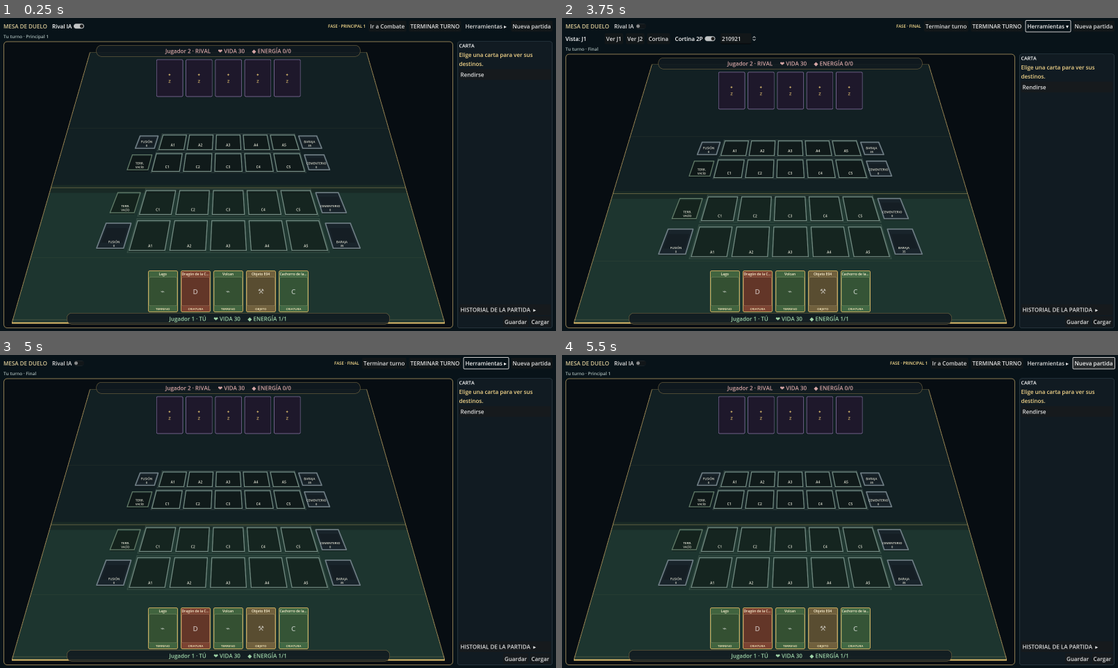
Above: before the commit, frames 1-4 (two rows, left to right).
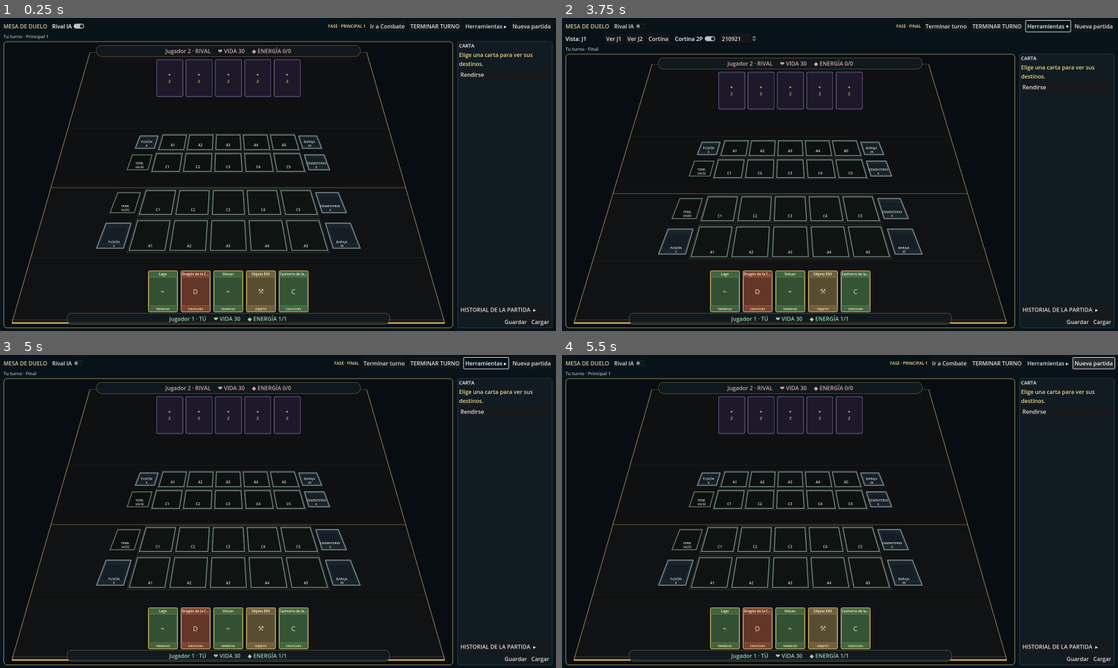
Above: after the commit, the same moments.

Repository: danielmariabardillo1412-creator/juego-de-carta-propio-
Game: Godot game, scene res://demo/juego_cartas_table.tscn
Same seed, same stepped clock (60 frames per second), same inputs: the game is played once before the commit and once after it.
Inputs:
- Up to frame 1 (0.25 s): no input
- Up to frame 2 (3.75 s): click "Rival IA" at 0.5 s; click "Ir a Combate" at 1.25 s; click "Ir a Principal 2" at 2 s; click "Ir a Final" at 2.75 s; click "Herramientas ▸" at 3.5 s
- Up to frame 3 (5 s): click "Herramientas ▾" at 4.25 s
- Up to frame 4 (5.5 s): click "Nueva partida" at 5 s

The runs differ from the first frame. In frame 1, 17% of the frame differs, in the area x 2-80%, y 55-98%; in frame 2, 16%; in frame 3, 17%; in frame 4, 17%.

Commit message:
backup: mesa fondo negro antes de UX

Diff:
--- a/demo/duel_table_backdrop.gd
+++ b/demo/duel_table_backdrop.gd
@@ -16,17 +16,17 @@
 	var bottom_right := Vector2(size.x * 0.985, size.y * 0.985)
 	var bottom_left := Vector2(size.x * 0.015, size.y * 0.985)
 	var table_shape := PackedVector2Array([top_left, top_right, bottom_right, bottom_left])
-	draw_colored_polygon(table_shape, Color("182925"))
+	draw_colored_polygon(table_shape, Color("101112"))
 	var far_band := PackedVector2Array([
 		top_left, top_right,
 		top_right.lerp(bottom_right, 0.49), top_left.lerp(bottom_left, 0.49),
 	])
-	draw_colored_polygon(far_band, Color("101d23b8"))
+	draw_colored_polygon(far_band, Color("0e1012b8"))
 	var near_band := PackedVector2Array([
 		top_left.lerp(bottom_left, 0.52), top_right.lerp(bottom_right, 0.52),
 		bottom_right, bottom_left,
 	])
-	draw_colored_polygon(near_band, Color("21403885"))
+	draw_colored_polygon(near_band, Color("12141685"))
 	# Las cartas y casillas ya dan estructura: solo tres costuras suaves en el tapete.
 	for fraction in [0.28, 0.50, 0.76]:
 		var left := top_left.lerp(bottom_left, fraction)
Binary file changed: artifacts/manual_table_attack_projected.png
Binary file changed: artifacts/manual_table_choice_preview.png
Binary file changed: artifacts/manual_table_guard_projected.png
Binary file changed: artifacts/manual_table_interaction_preview.png
Binary file changed: artifacts/manual_table_preview.png
Not shown, changed: docs/cuadernos/01_ESTADO_ACTUAL.md
Not shown, changed: docs/cuadernos/02_DECISIONES_Y_REGLAS.md
Not shown, changed: docs/cuadernos/03_BITACORA_DE_TRABAJO.md
Not shown, changed: docs/cuadernos/04_PRUEBAS_RIESGOS_Y_PENDIENTES.md
